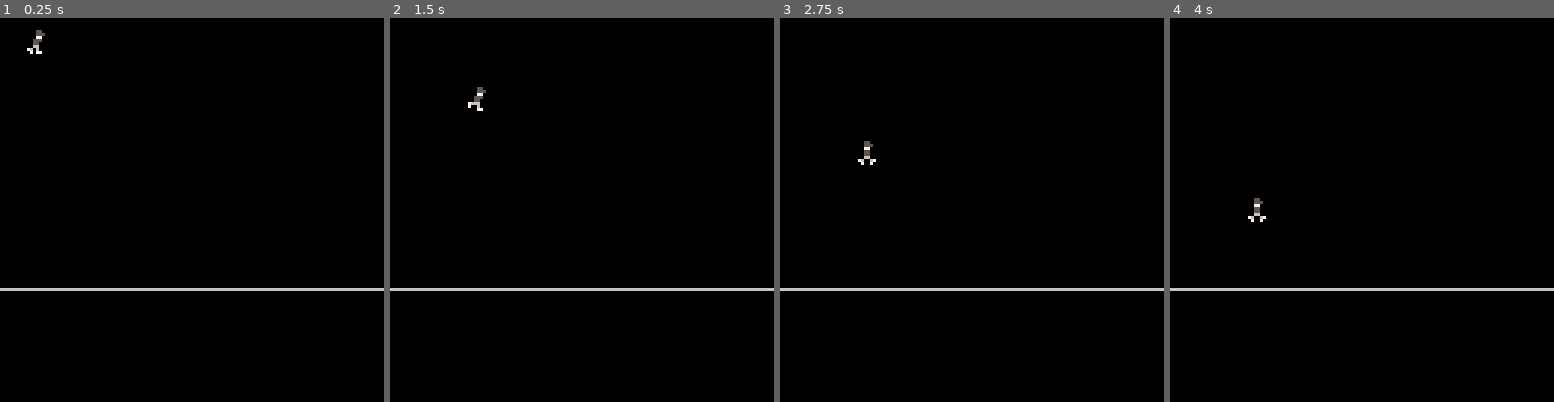
Above: before the commit, frames 1-4 (left to right).
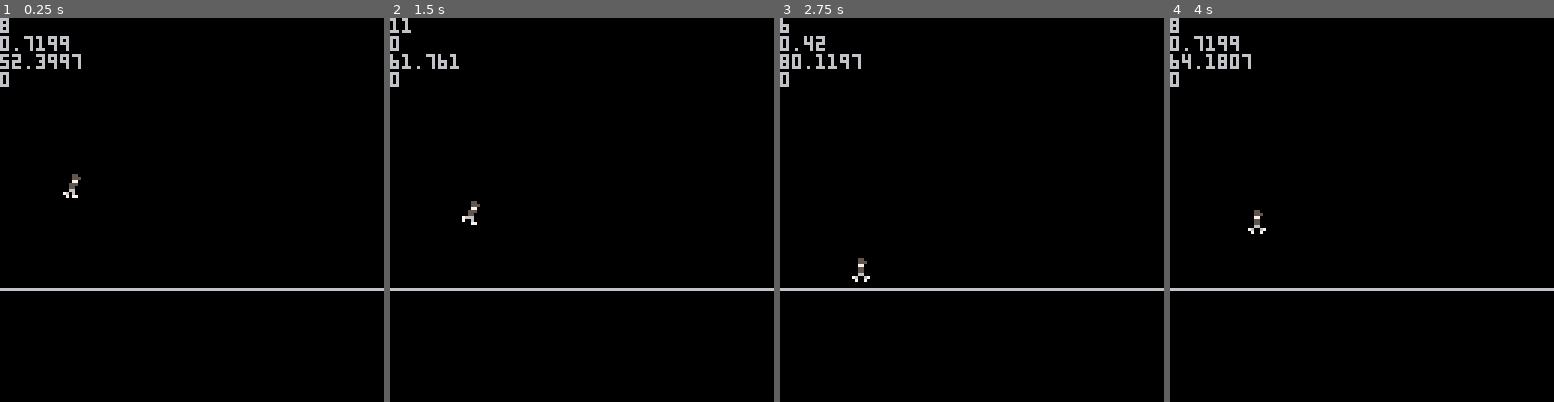
Above: after the commit, the same moments.

Repository: oct2pus/Cubed
Game: PICO-8 cartridge leapoffaith.p8
The game is run twice, just before and just after one commit, with the same random seed, the same clock (stepped at 60 frames per second) and the same inputs.
Inputs:
- Up to frame 1 (0.25 s): no input
- Up to frame 2 (1.5 s): tap O (Z key) at 0.7 s
- Up to frame 3 (2.75 s): tap O (Z key) at 1.7, 2.1, 2.5 s
- Up to frame 4 (4 s): tap O (Z key) at 2.9, 3.3, 3.7 s

The runs differ from the first frame. In frame 1, 1.0% of the frame differs, in the area x 0-22%, y 0-47%; in frame 2, 0.8%; in frame 3, 0.9%; in frame 4, 1.0%.

Commit message:
gravity?

Diff:
--- a/LeapOfFaith.p8
+++ b/leapoffaith.p8
@@ -3,14 +3,13 @@
 __lua__
 function _init()
 	player = {}
-		player.x = 0
-		player.y = 0
+		player.x = 20
+		player.y = 50
 		player.x_speed = 0
 		player.y_speed = 0
 		player.x_velocity = 0
 		player.y_velocity = 0
 		player.motion = true
-		player.floor = false
 		player.aligned = false
 		player.sprite = 1
 		player.sprite_max = 7
@@ -21,11 +20,34 @@
 		screen.y = 128
 	floor = {}
 		floor.y = 90
-
 	aligned = 25
+	z = {}
+		z.frame = 0
+		z.speed = 0
+		z.decay = 0
+	x = {}
+		x.frame = 0
 end
 
 function _update ()
+	if btn(4) then
+		z.frame += 1
+		if (player.y_velocity > decay) then
+			player.y_velocity = decay
+			player.y_speed = decay
+		elseif player.y_speed == 0 then
+			player.y_velocity -= z.speed
+			if z.speed > 0 then
+				z.speed += 1
+			end
+		 decay += 1
+		end
+	end
+	if not btn(4) then
+		z.frame = 0
+		z.speed = 11
+		decay = 0
+	end
 end
 
 
@@ -36,6 +58,14 @@
 	draw_player()
 	draw_floor()
 	draw_background()
+	draw_debug()
+end
+
+function draw_debug()
+	print (player.y_velocity)
+	print (player.y_speed)
+	print (player.y)
+	print (z.frame)
 end
 
 function draw_player()
@@ -49,32 +79,31 @@
 	end
 
 	// gravity
-	if player.y < floor.y-8 and counter % 2 == 0 then
+	if player.y < floor.y-8 then
 		player.y_velocity += 1
+	end
+
+	// align player with 'middle'
+	if player.y == floor.y-8 and player.x != aligned then
+		if player.x > aligned then
+			player.x_speed = -1
+		else
+			player.x_speed = 1
+		end
 	else
-		player.y_velocity = 0
-		player.y_speed = 0
-		player.floor = true
-	end
-
-	// align player with 'middle'
-	if player.floor == true then
-		if player.x != aligned then
-			if player.x > aligned then
-				player.x_speed = -1
-			else
-		 	player.x_speed = 1
-			end
-		else
-			player.x_speed = 0
-			player.aligned = true
-		end
+		player.x_speed = 0
 	end
 
 	// move player
-	player.y_speed += player.y_velocity
+	player.y_speed += player.y_velocity/50
+
 	player.y += player.y_speed
 	player.x += player.x_speed
+
+	//  ensure player is at floor
+	if player.y > floor.y-8 then
+		player.y = floor.y-8
+	end
 
 		// literally draw the player
 	spr(player.sprite, player.x, player.y)
